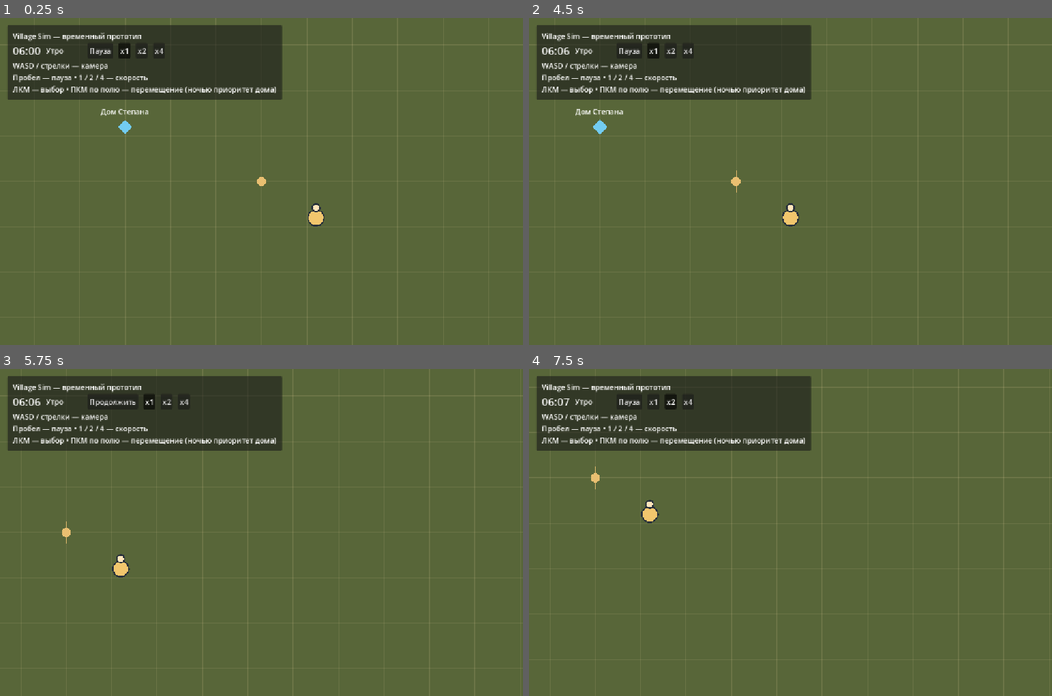
Above: before the commit, frames 1-4 (two rows, left to right).
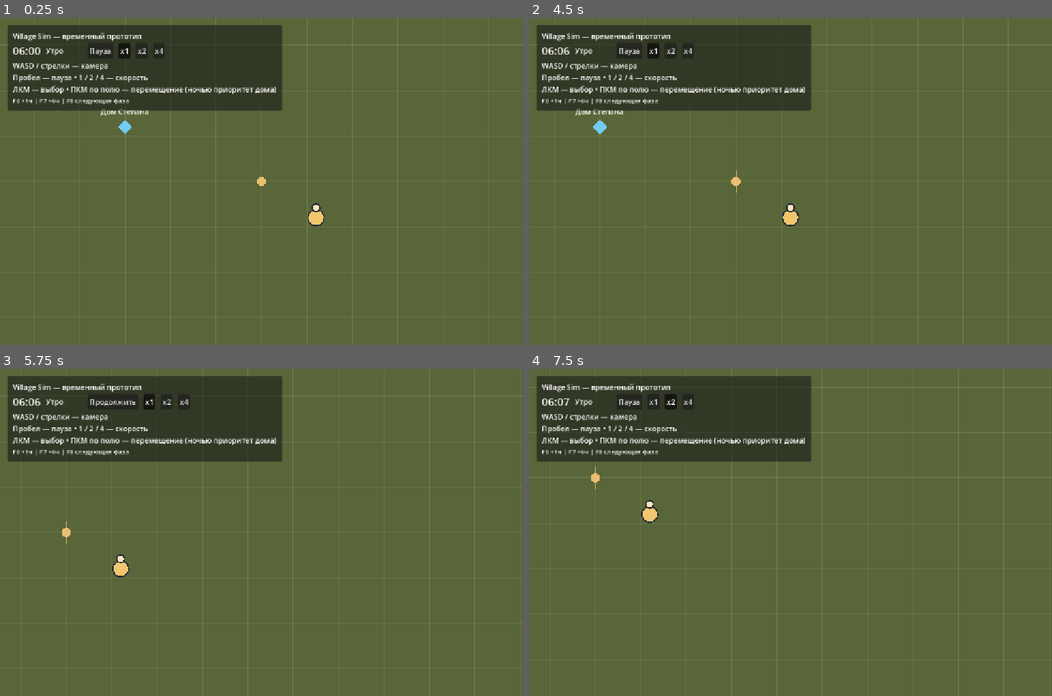
Above: after the commit, the same moments.

Repository: vladlopata5/village-sim
Game: Godot game, scene res://scenes/main.tscn
The game is run twice, just before and just after one commit, with the same random seed, the same clock (stepped at 60 frames per second) and the same inputs.
Inputs (mouse positions are in pixels of both pictures, inside the frame that each line leads up to):
- Up to frame 1 (0.25 s): no input
- Up to frame 2 (4.5 s): click "Пауза" at 0.5 s; click "Продолжить" at 1.25 s; click "x1" at 2 s; click "x2" at 2.75 s; click "x4" at 3.5 s; tap Enter at 4.25 s; move the mouse to (905, 165) at 4.27 s; hold D from 4.28 s (still down); tap 1 at 4.35 s; click (905, 165) at 4.42 s
- Up to frame 3 (5.75 s): tap Space at 4.52 s; release D at 5 s; click "x1" at 5 s
- Up to frame 4 (7.5 s): click "x2" at 5.75 s; click "x4" at 6.5 s; tap Space at 7.25 s; move the mouse to (685, 548) at 7.27 s; hold S from 7.28 s (still down); tap 2 at 7.35 s; click (685, 548) at 7.42 s

The runs differ from the first frame. In frame 1, 1.8% of the frame differs, in the area x 1-54%, y 24-29%; in frame 2, 1.8%; in frame 3, 1.8%; in frame 4, 1.8%.

Commit message:
Add debug time jumps and clear night intent at morning

Diff:
--- a/scripts/game_time.gd
+++ b/scripts/game_time.gd
@@ -27,6 +27,9 @@
 	_fractional_minutes += real_seconds * game_minutes_per_second * speed_multiplier
 	var whole_minutes := int(floor(_fractional_minutes))
 	_fractional_minutes -= whole_minutes
+	_advance_game_minutes(whole_minutes)
+
+func _advance_game_minutes(whole_minutes: int) -> void:
 	# Emit every crossed phase, even when a long frame spans several phases.
 	for _minute in range(whole_minutes):
 		var previous_phase := get_phase()
@@ -35,6 +38,28 @@
 		var current_phase := get_phase()
 		if current_phase != previous_phase:
 			phase_changed.emit(current_phase)
+
+# Temporary developer controls: explicit jumps work even while paused.
+func debug_skip_minutes(minutes: int) -> void:
+	if minutes <= 0:
+		return
+	if is_processing():
+		_process(0.0)
+	_advance_game_minutes(minutes)
+	_last_tick_usec = Time.get_ticks_usec()
+
+func debug_next_phase() -> void:
+	if is_processing():
+		_process(0.0)
+	var minute_of_day := total_minutes % 1440
+	var next_boundary := 1440 + 360
+	for boundary in [360, 420, 1020, 1380]:
+		if boundary > minute_of_day:
+			next_boundary = boundary
+			break
+	_fractional_minutes = 0.0
+	_advance_game_minutes(next_boundary - minute_of_day)
+	_last_tick_usec = Time.get_ticks_usec()
 
 func set_speed(multiplier: int) -> void:
 	if multiplier not in [1, 2, 4]:
--- a/scripts/main.gd
+++ b/scripts/main.gd
@@ -63,6 +63,10 @@
 	var help := Label.new()
 	help.text = "WASD / стрелки — камера\nПробел — пауза • 1 / 2 / 4 — скорость\nЛКМ — выбор • ПКМ по полю — перемещение (ночью приоритет дома)"
 	column.add_child(help)
+	var debug_help := Label.new()
+	debug_help.text = "F6 +1ч | F7 +6ч | F8 следующая фаза"
+	debug_help.add_theme_font_size_override("font_size", 14)
+	column.add_child(debug_help)
 	_update_pause()
 
 func _unhandled_key_input(event: InputEvent) -> void:
@@ -73,6 +77,9 @@
 		KEY_1: game_time.set_speed(1)
 		KEY_2: game_time.set_speed(2)
 		KEY_4: game_time.set_speed(4)
+		KEY_F6: game_time.debug_skip_minutes(60)
+		KEY_F7: game_time.debug_skip_minutes(360)
+		KEY_F8: game_time.debug_next_phase()
 		_: return
 	get_viewport().set_input_as_handled()
 
--- a/scripts/night_home_controller.gd
+++ b/scripts/night_home_controller.gd
@@ -21,9 +21,8 @@
 	return _intents.submit(ResidentIntent.new(ResidentIntent.Type.MOVE_TO, &"manual_move", world_target, MANUAL_PRIORITY))
 
 func _on_phase_changed(phase: String) -> void:
-	var was_night := is_night
 	is_night = phase == "Ночь"
 	if is_night:
 		_intents.submit(ResidentIntent.new(ResidentIntent.Type.MOVE_TO, &"night_home", home_position, HOME_PRIORITY))
-	elif was_night:
-		_intents.release_priority(&"night_home")
+	elif phase == "Утро":
+		_intents.clear_reason(&"night_home")
--- a/scripts/resident_intent_controller.gd
+++ b/scripts/resident_intent_controller.gd
@@ -24,7 +24,7 @@
 	intent_changed.emit(current_intent)
 	return true
 
-func release_priority(reason_id: StringName) -> void:
-	# Keep an unfinished goal, but let new commands replace it after its rule ends.
+func clear_reason(reason_id: StringName) -> void:
+	# Cancel only the matching source; NONE also stops its visual execution.
 	if current_intent.type != ResidentIntent.Type.NONE and current_intent.reason_id == reason_id:
-		current_intent.priority = 0
+		clear_completed(current_intent)
--- /dev/null
+++ b/tests/test_debug_time.gd
@@ -0,0 +1,135 @@
+extends SceneTree
+const GameTime = preload("res://scripts/game_time.gd")
+const Intent = preload("res://scripts/resident_intent.gd")
+var failures := 0
+var minutes: Array[int] = []
+var phases: Array[String] = []
+
+func _initialize() -> void:
+	call_deferred("_run")
+
+func check(condition: bool, message: String) -> void:
+	if not condition:
+		failures += 1
+		push_error(message)
+
+func key(code: Key, echo: bool = false) -> void:
+	var event := InputEventKey.new()
+	event.physical_keycode = code
+	event.pressed = true
+	event.echo = echo
+	root.push_input(event, true)
+	event = InputEventKey.new()
+	event.physical_keycode = code
+	root.push_input(event, true)
+
+func click(world: Vector2, button: MouseButton, view: Node2D) -> void:
+	var event := InputEventMouseButton.new()
+	event.position = view.get_canvas_transform() * world
+	event.button_index = button
+	event.pressed = true
+	root.push_input(event, true)
+	event = InputEventMouseButton.new()
+	event.position = view.get_canvas_transform() * world
+	event.button_index = button
+	root.push_input(event, true)
+
+func _run() -> void:
+	var clock = GameTime.new()
+	root.add_child(clock)
+	clock.set_process(false)
+	clock.minute_changed.connect(func(value: int): minutes.append(value))
+	clock.phase_changed.connect(func(value: String): phases.append(value))
+	for speed in [1, 2, 4]:
+		clock.set_speed(speed)
+		for paused in [false, true]:
+			self.paused = paused
+			clock.total_minutes = 360
+			minutes.clear()
+			phases.clear()
+			clock.debug_skip_minutes(60)
+			check(clock.total_minutes == 420 and minutes.size() == 60 and phases == ["День"], "Hour jump emits each minute and phase regardless of speed/pause")
+			clock.debug_skip_minutes(360)
+			check(clock.total_minutes == 780 and minutes.size() == 420, "Six-hour jump independent of speed/pause")
+			check(self.paused == paused and clock.speed_multiplier == speed, "Debug keeps pause and speed")
+	clock.total_minutes = 1010
+	phases.clear()
+	minutes.clear()
+	clock.debug_skip_minutes(360)
+	check(phases == ["Вечер"] and minutes.size() == 360, "Skip emits crossed boundary")
+	clock.debug_skip_minutes(360)
+	check(phases == ["Вечер", "Ночь"], "Skip across midnight keeps night phase")
+	clock.total_minutes = 350
+	phases.clear()
+	clock.debug_skip_minutes(1440)
+	check(phases == ["Утро", "День", "Вечер", "Ночь"], "Long jump emits all crossed phases in order")
+	for sample in [[380, 420], [900, 1020], [1410, 1800], [360, 420], [420, 1020], [1020, 1380], [1380, 1800], [0, 360]]:
+		clock.total_minutes = sample[0]
+		minutes.clear()
+		phases.clear()
+		clock.debug_next_phase()
+		check(clock.total_minutes == sample[1] and minutes.size() == sample[1] - sample[0] and phases.size() == 1, "Next phase chooses strictly next boundary and emits signals")
+	self.paused = false
+	clock.set_speed(1)
+	clock.total_minutes = 380
+	clock.advance(0.5)
+	clock.debug_next_phase()
+	clock.advance(0.5)
+	check(clock.total_minutes == 420, "Next phase resets fractional time for exact boundary")
+	clock.advance(0.5)
+	check(clock.total_minutes == 421, "Normal time resumes after jump")
+	clock.queue_free()
+
+	var scene = load("res://scenes/main.tscn").instantiate()
+	root.add_child(scene)
+	await process_frame
+	await process_frame
+	clock = scene.get_node("GameTime")
+	clock.set_process(false)
+	var view = scene.resident_view
+	view.set_process(false)
+	var intents = scene.get_node("ResidentIntentController")
+	var night = scene.get_node("NightHomeController")
+	self.paused = true
+	key(KEY_F6)
+	check(clock.total_minutes == 420 and scene.clock_label.text == "07:00", "F6 on pause updates clock through GameTime")
+	key(KEY_F7)
+	check(clock.total_minutes == 780 and scene.clock_label.text == "13:00", "F7 on pause advances six hours")
+	key(KEY_F7, true)
+	check(clock.total_minutes == 780, "Repeated key event does not jump")
+	key(KEY_F8)
+	check(clock.total_minutes == 1020 and scene.phase_label.text == "Вечер", "F8 updates phase UI via signal")
+	# Start fresh morning through normal debug progression.
+	key(KEY_F8)
+	key(KEY_F8)
+	check(clock.total_minutes == 1800 and not night.is_night, "Next day starts at 06:00")
+	click(view.global_position, MOUSE_BUTTON_LEFT, view)
+	var target := Vector2(-200, 100)
+	click(target, MOUSE_BUTTON_RIGHT, view)
+	check(intents.current_intent.reason_id == &"manual_move", "Actual right click creates daytime manual intent")
+	key(KEY_F8)
+	key(KEY_F8)
+	key(KEY_F8)
+	check(clock.get_clock_text() == "23:00" and intents.current_intent.reason_id == &"night_home", "F8 sequence replaces manual goal with night home")
+	click(target, MOUSE_BUTTON_RIGHT, view)
+	check(intents.current_intent.reason_id == &"night_home", "Night blocks manual click")
+	var before: Vector2 = view.global_position
+	view._process(0.5)
+	check(view.global_position == before, "Debug night on pause does not move resident")
+	self.paused = false
+	view._process(0.5)
+	check(view.global_position.distance_to(night.home_position) < before.distance_to(night.home_position), "Resident moves toward home after resume")
+	self.paused = true
+	before = view.global_position
+	key(KEY_F8)
+	check(clock.get_clock_text() == "06:00" and not night.is_night and intents.current_intent.type == Intent.Type.NONE and not view.has_movement_target, "Morning clears unfinished night goal and unlocks manual input")
+	check(view.global_position == before, "Morning does not teleport or assign movement")
+	click(target, MOUSE_BUTTON_RIGHT, view)
+	check(intents.current_intent.reason_id == &"manual_move", "Actual morning right click works again")
+	self.paused = false
+	view._process(0.5)
+	check(view.global_position != before, "Morning manual movement resumes")
+	check(scene.resident_data.hunger == 20 and scene.resident_data.fatigue == 35 and scene.resident_data.mood == 65, "Debug and morning leave states unchanged")
+	scene.queue_free()
+	print("Debug time checks: ", "PASS" if failures == 0 else "FAIL (%d)" % failures)
+	quit(0 if failures == 0 else 1)
--- a/tests/test_resident_intent.gd
+++ b/tests/test_resident_intent.gd
@@ -62,10 +62,10 @@
 	clock.total_minutes = 1379
 	clock.advance(1.0)
 	check(intents.current_intent.reason_id == &"night_home" and intents.current_intent.priority == 100, "23:00 creates home intent")
-	var home_target: Vector2 = view.target_position
+	var morning_position: Vector2 = view.global_position
 	clock.total_minutes = 1799
 	clock.advance(1.0)
-	check(view.target_position == home_target and intents.current_intent.priority == 0, "Morning releases priority without cancelling unfinished movement")
+	check(intents.current_intent.type == ResidentIntent.Type.NONE and not view.has_movement_target and view.global_position == morning_position, "Morning cancels unfinished home intent without moving")
 	check(scene.get_node("NightHomeController").request_manual_move(start), "Morning manual intent replaces unfinished home path")
 	check(intents.current_intent.reason_id == &"manual_move", "Manual intent becomes current after morning release")
 	var data = scene.resident_data
Not shown, added: tests/test_debug_time.gd.uid
Not shown, changed: docs/DECISIONS.md
Not shown, changed: docs/PHASE_2.md
